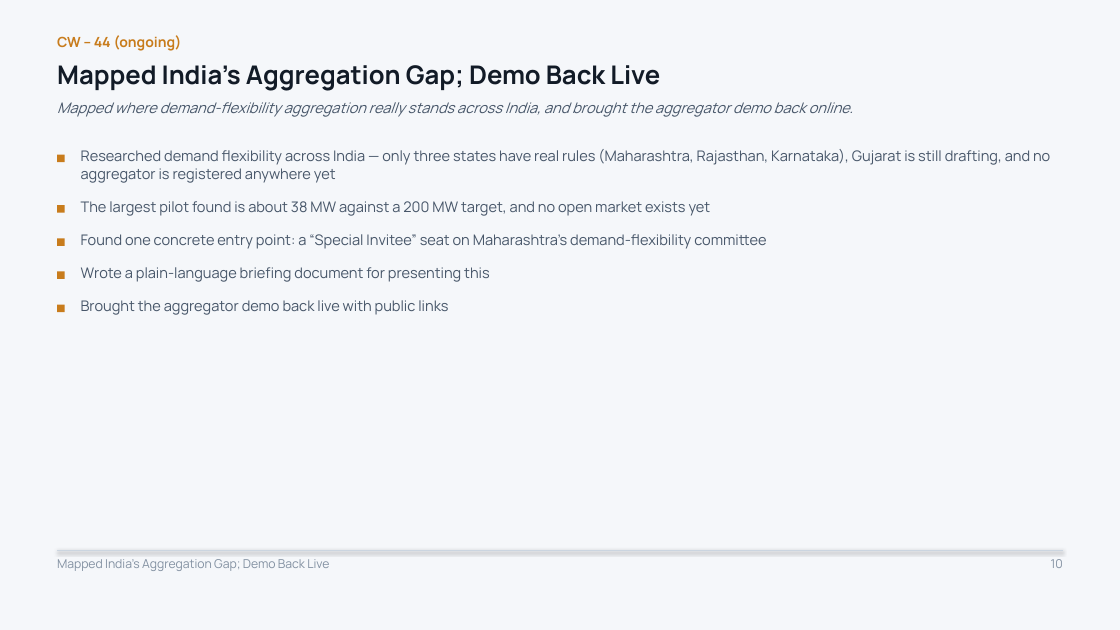
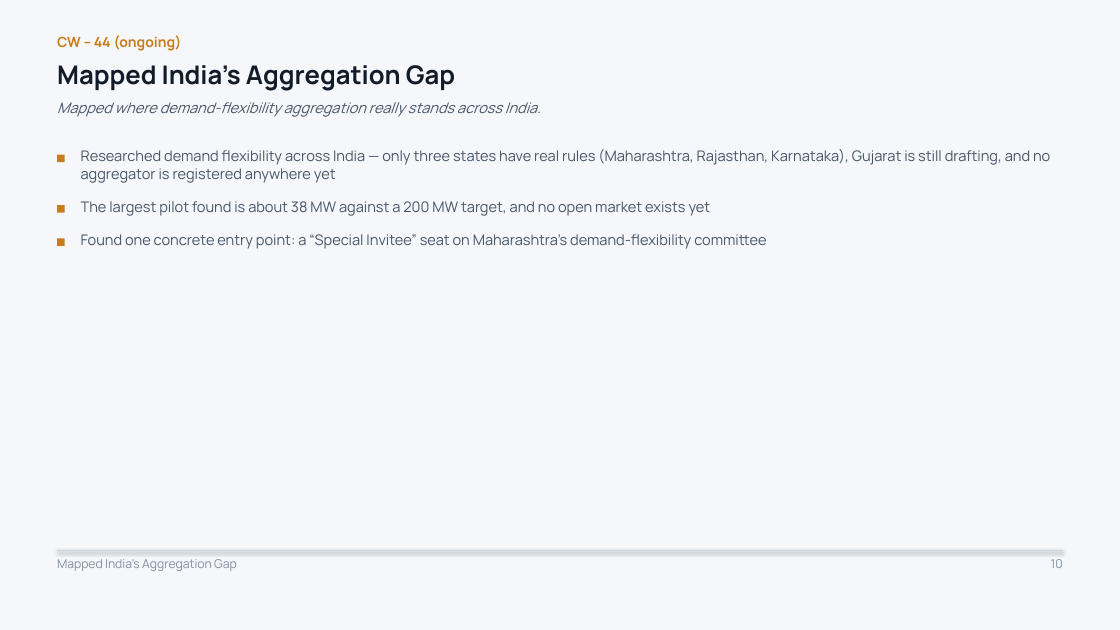
Before and after one commit to Sanjay-dev22/personal-deg, a slide deck: slide 10 of work-record/DEG-IES-Weekly-Update-Group-Meeting.pptx. Drawn at 1120x630 pixels with LibreOffice and Linux fonts; fonts in the diff are those of the drawing. Boxes give left, top, right and bottom in pixels: in the first picture for what was removed or moved away, otherwise in the second. Text is boxed around its words. In the diff, an @@ line names an element or a change of style, - is before the commit and + after.

```diff
--- a/work-record/DEG-IES-Weekly-Update-Group-Meeting.pptx
+++ b/work-record/DEG-IES-Weekly-Update-Group-Meeting.pptx
@@ text at [57, 65, 455, 91]: text changed @@
-Mapped India's Aggregation Gap; Demo Back Live
+Mapped India's Aggregation Gap
@@ text at [57, 102, 541, 117]: text changed @@
-Mapped where demand-flexibility aggregation really stands across India, and brought the aggregator demo back online.
+Mapped where demand-flexibility aggregation really stands across India.
@@ text removed at [81, 267, 490, 282] @@
-Wrote a plain-language briefing document for presenting this
@@ rectangle removed at [57, 271, 65, 279] @@
@@ rectangle removed at [57, 305, 65, 313] @@
@@ text removed at [81, 300, 448, 315] @@
-Brought the aggregator demo back live with public links
@@ text at [57, 559, 237, 571]: text changed @@
-Mapped India's Aggregation Gap; Demo Back Live
+Mapped India's Aggregation Gap
```
Also in this commit, not shown: 1 other slide changed.
